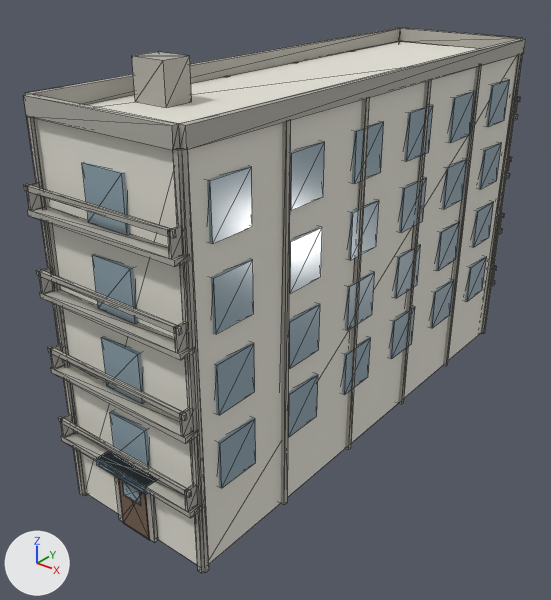
Before and after pictures for a commit that changed the glTF model public/buildings/residential_1x3_b.glb.
Both versions are drawn from a 50 mm camera at (21.1, -14.1, 20.2) aimed at (2.5, 9.1, 5.8). Arrows for +X, +Y and +Z are at lower left; the lights stay in place. The picture after the commit comes second. Mesh edges are drawn as thin lines. Vertices at exactly the same position are counted once.

The older version as bpy lines, for what is in view:
```python
mat_residential_1x3_b_trim = principled_material('residential_1x3_b_trim')
mat_residential_1x3_b_trim.base_color = (0.429, 0.418, 0.374)  # grey #afada5
mat_residential_1x3_b_trim.roughness = 0.85
me_residential_1x3_b_0 = bpy.data.meshes.new('residential_1x3_b_0')
me_residential_1x3_b_0.from_pydata(...)  # 908 vertices, 1380 faces; spans x -0.2..6.8, y -0.6..23.1, z 0.0..16.5
# faces by material slot: [12, 684, 660, 12, 12]
me_residential_1x3_b_0.materials.append(mat_residential_1x3_b_wall)  # white #e5e2d7
me_residential_1x3_b_0.materials.append(mat_residential_1x3_b_glass)  # greyish blue #90a6b1
me_residential_1x3_b_0.materials.append(mat_residential_1x3_b_trim)  # grey #afada5
me_residential_1x3_b_0.materials.append(mat_residential_1x3_b_door)  # brown #766150
me_residential_1x3_b_0.materials.append(mat_residential_1x3_b_awning)  # greyish blue #76909e
ob_residential_1x3_b_0 = bpy.data.objects.new('residential_1x3_b_0', me_residential_1x3_b_0)
ob_residential_1x3_b_0.location = (0.0, 0.0, 0.0)
```
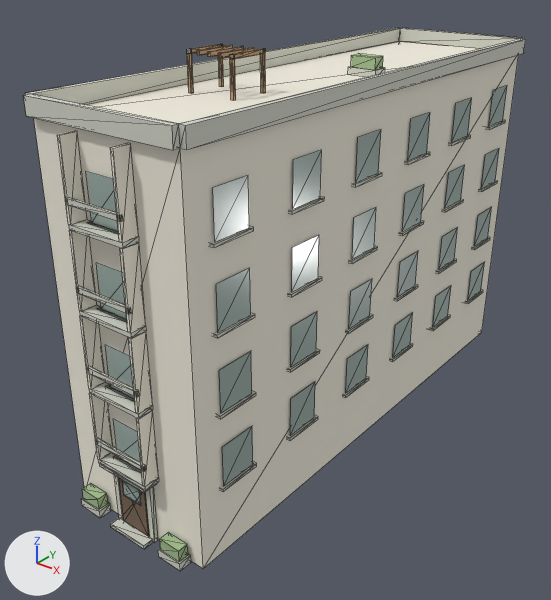
Boxes (x1, y1, x2, y2) around the edits, measured in the pictures (551 x 600 px):
```json
{"object": "residential_1x3_b_0", "change": "recoloured, reshaped", "before": [23, 28, 526, 573], "after": [23, 28, 526, 571]}
{"part": 1, "of": "me_residential_1x3_b_0", "change": "rebuilt", "before": [48, 346, 187, 421], "after": [86, 367, 137, 396], "on screen": "63% narrower, 61% shorter"}
{"part": 2, "of": "me_residential_1x3_b_0", "change": "deleted", "before": [26, 41, 523, 573]}
{"part": 3, "of": "me_residential_1x3_b_0", "change": "cut back", "before": [24, 173, 510, 494], "after": [57, 44, 507, 571]}
```

Scene script edits in JSON lines:
```json
{"op": "set", "path": "mat_residential_1x3_b_trim.base_color", "old": "(0.429, 0.418, 0.374)", "new": "(0.65, 0.66, 0.58)", "note": "grey #afada5 -> light grey #d3d4c8"}
{"op": "add", "block": "mat_residential_1x3_b_sign", "code": ["mat_residential_1x3_b_sign = principled_material('residential_1x3_b_sign')", "mat_residential_1x3_b_sign.base_color = (0.46, 0.29, 0.16)  # brown #b5936f", "mat_residential_1x3_b_sign.roughness = 0.85"]}
{"block": "me_residential_1x3_b_0", "where": "# used by ob_residential_1x3_b_0; location = (0.0, 0.0, 0.0)"}
{"op": "remove", "block": "me_residential_1x3_b_0", "code": "me_residential_1x3_b_0.from_pydata(...)  # 908 vertices, 1380 faces; spans x -0.2..6.8, y -0.6..23.1, z 0.0..16.5"}
{"op": "add", "block": "me_residential_1x3_b_0", "code": "me_residential_1x3_b_0.from_pydata(...)  # 964 vertices, 1276 faces; spans x -0.2..6.8, y -0.6..22.8, z 0.0..16.5"}
{"block": "me_residential_1x3_b_0", "change": "me_residential_1x3_b_0 part 1: the loose piece of 8 vertices spanning x -0.2..6.7, y -0.6..-0.5, z 6.7..6.8 is rebuilt with 8 vertices and now spans x 2.0..4.5, y -0.6..-0.5, z 6.7..6.8"}
{"block": "me_residential_1x3_b_0", "change": "me_residential_1x3_b_0 part 2: 77 loose pieces with 616 vertices, spanning x -0.2..6.7, y -0.6..23.1, z 0.0..16.5, are deleted"}
{"block": "me_residential_1x3_b_0", "change": "me_residential_1x3_b_0 part 3: 223 vertices removed from x -0.2..6.7, y -0.6..23.1, z 2.7..12.9; 887 vertices added at x -0.2..6.7, y -0.6..22.7, z 0.0..16.5"}
{"block": "me_residential_1x3_b_0", "change": "other edits to the shape of me_residential_1x3_b_0 do not show in these pictures"}
{"op": "add", "block": "me_residential_1x3_b_0", "code": "me_residential_1x3_b_0.materials.append(mat_residential_1x3_b_sign)  # brown #b5936f"}
```
